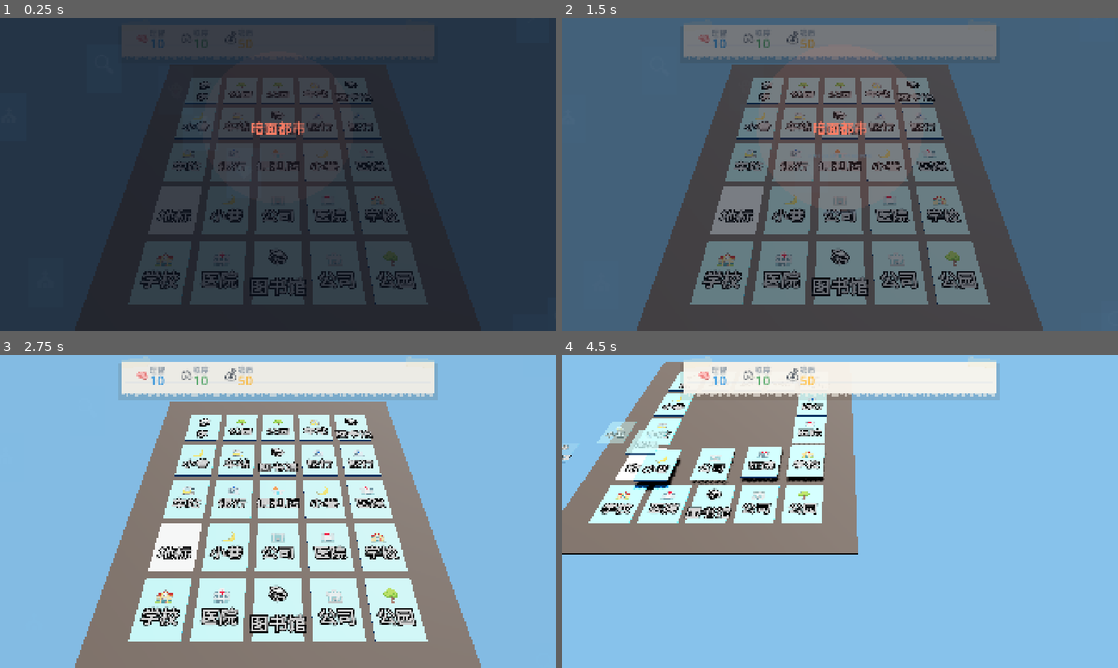
Above: before the commit, frames 1-4 (two rows, left to right).
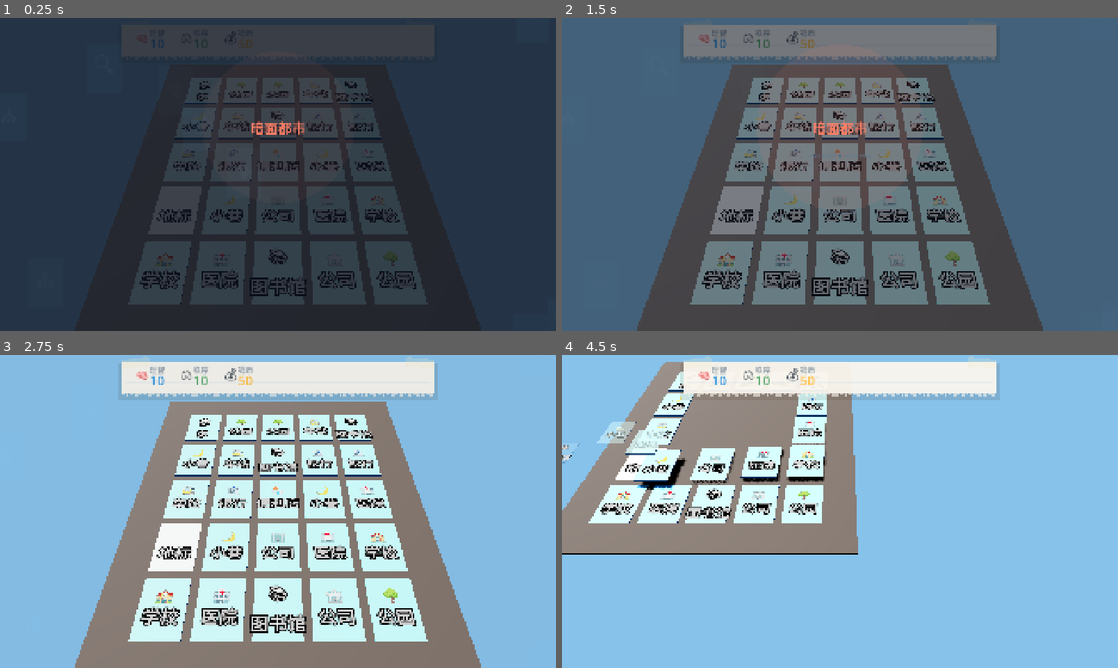
Above: after the commit, the same moments.

Repository: SnowWindSaveYou/project_dark_city
Game: Godot game, scene res://scenes/main.tscn
Two runs of this game, one before a commit and one after it. Both use one fixed random seed, a clock stepped at 60 frames per second and the inputs below.
Inputs (mouse positions are in pixels of both pictures, inside the frame that each line leads up to):
- Up to frame 1 (0.25 s): no input
- Up to frame 2 (1.5 s): tap Enter at 0.5 s; drag from (840, 174) to (895, 105) at 0.52 s; tap Space at 1.25 s; drag from (840, 174) to (812, 237) at 1.27 s
- Up to frame 3 (2.75 s): move the mouse to (333, 442) at 2.02 s; tap Enter at 2.1 s; click (333, 442) at 2.17 s
- Up to frame 4 (4.5 s): drag from (812, 574) to (673, 464) at 2.77 s; move the mouse to (1006, 558) at 3.52 s; tap Enter at 3.6 s; click (1006, 558) at 3.67 s; tap Space at 3.77 s; drag from (673, 464) to (756, 433) at 4.27 s

The runs differ from the first frame. In frame 1, less than 0.1% of the frame differs, in the area x 32-68%, y 24-92%; in frame 2, less than 0.1%; in frame 3, less than 0.1%; in frame 4, 0.4%, in the area x 0-48%, y 12-54%.

Commit message:
Fix directional light angle: shadow falls behind character
Match Lua SetDirection(0.5, -1.0, 0.6): light comes from front-right,
casting shadow behind+left of the token. Changed yaw from -30 to +40.

Diff:
--- a/godot/scripts/main.gd
+++ b/godot/scripts/main.gd
@@ -321,7 +321,9 @@
 	# DirectionalLight3D: 模拟日光
 	_dir_light = DirectionalLight3D.new()
 	_dir_light.name = "SunLight"
-	_dir_light.rotation_degrees = Vector3(-50, -30, 0)
+	# Lua: SetDirection(0.5, -1.0, 0.6) → 光从右前上方照向左后下方
+	# pitch ≈ -50°, yaw ≈ atan2(0.5,0.6) ≈ 40°, 阴影落在角色身后偏左
+	_dir_light.rotation_degrees = Vector3(-50, 40, 0)
 	_dir_light.light_energy = ATMO_BRIGHT["light_energy"]
 	_dir_light.shadow_enabled = true
 	add_child(_dir_light)
